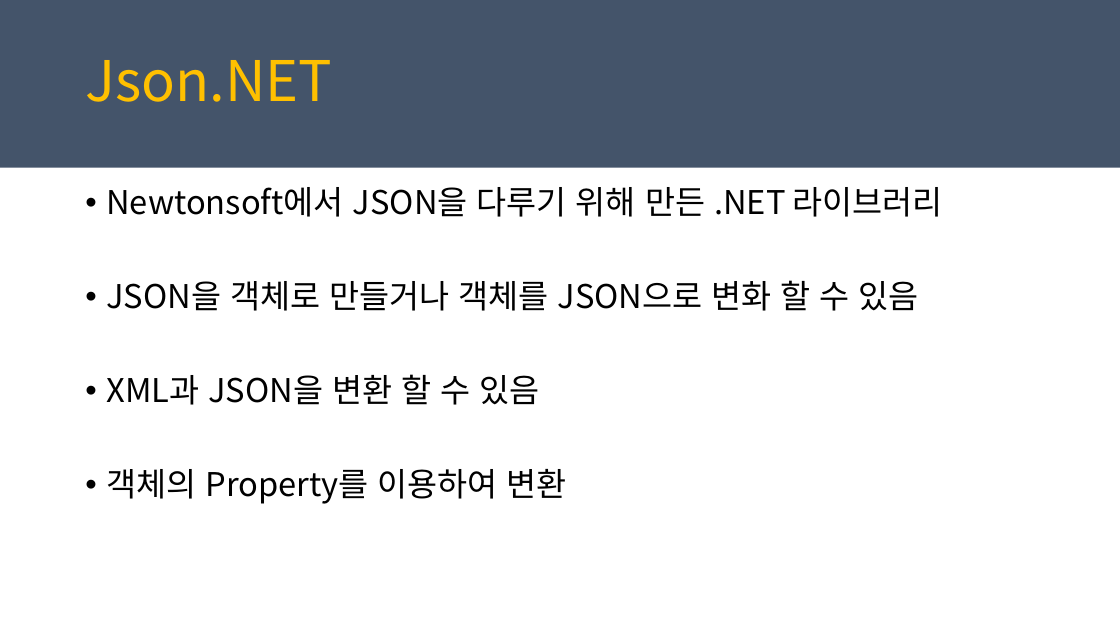
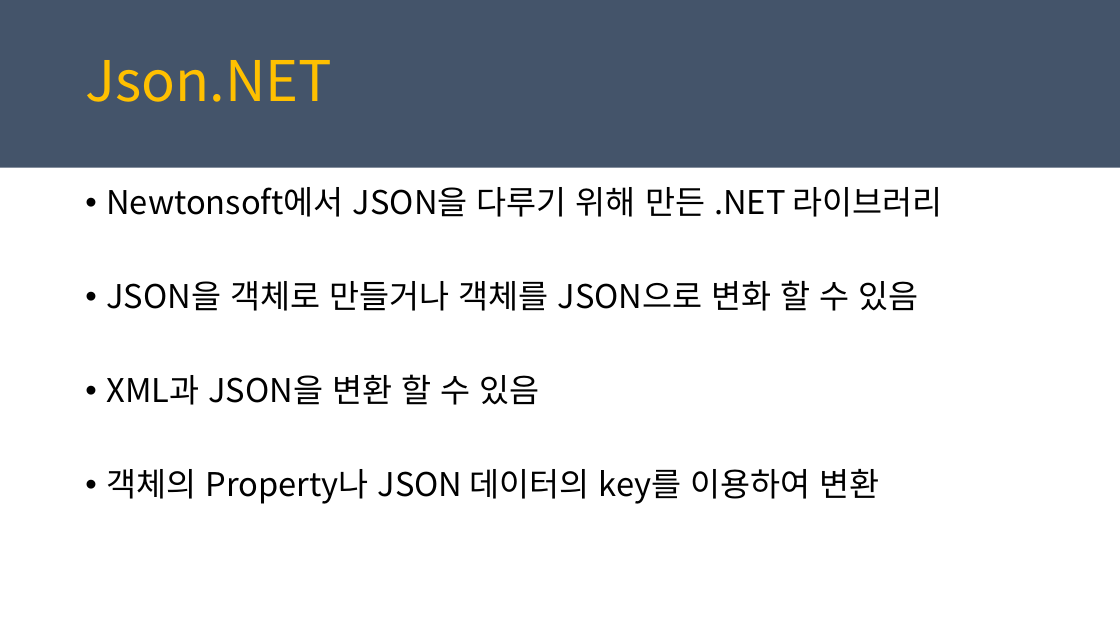
Before and after one commit to juniair/Summary-PPT, a slide deck: slide 2 of Newton.Json 사용법.pptx. Drawn at 1120x630 pixels with LibreOffice and Linux fonts; fonts in the diff are those of the drawing. Boxes give left, top, right and bottom in pixels: in the first picture for what was removed or moved away, otherwise in the second. Text is boxed around its words. In the diff, an @@ line names an element or a change of style, - is before the commit and + after.

```diff
--- a/Newton.Json 사용법.pptx
+++ b/Newton.Json 사용법.pptx
@@ text at <box>106,469,880,504</box>: text changed @@
-• 객체의 Property를 이용하여 변환
+• 객체의 Property나 JSON 데이터의 key를 이용하여 변환
```
Also in this commit, not shown: 8 other slides changed.
